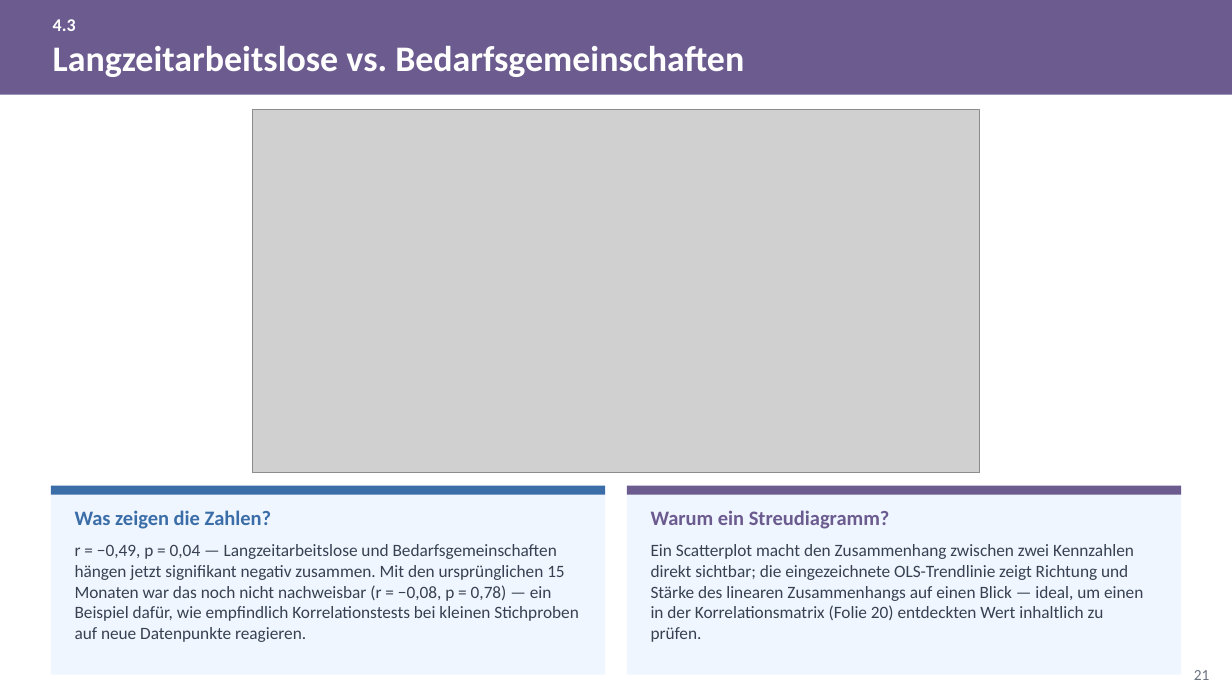
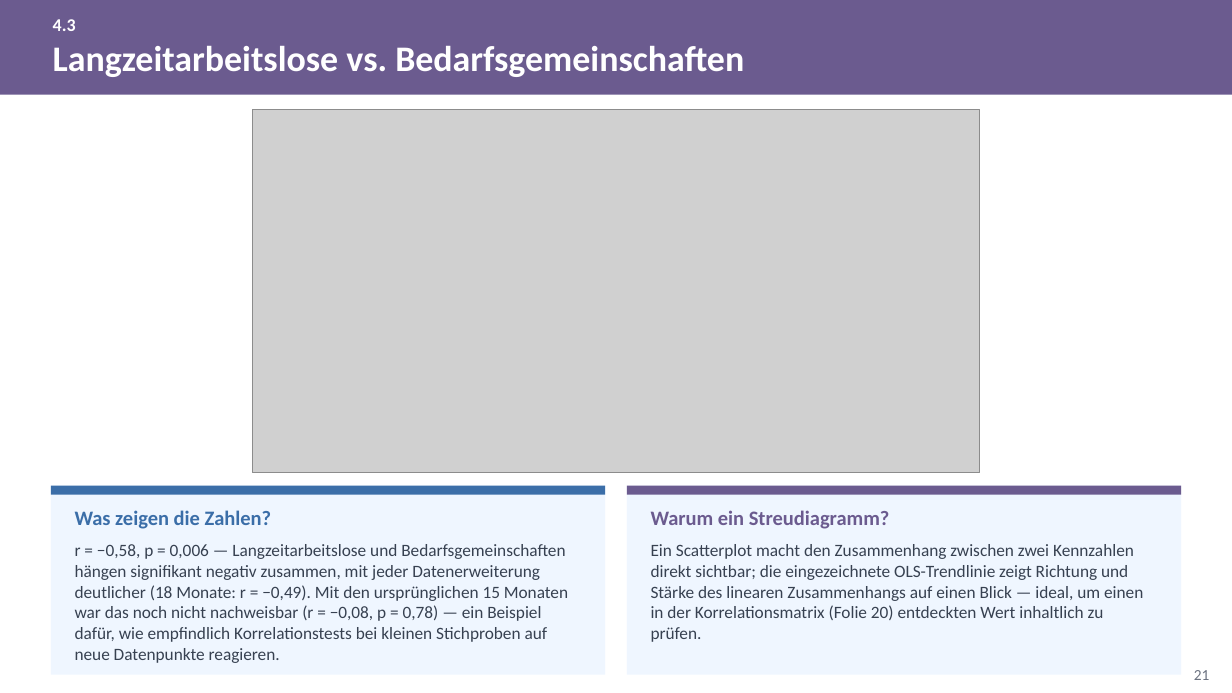
Before and after one commit to eufunk/arbeitsmarkt-regensburg, a slide deck: slide 21 of Docs/Projektpraesentation.pptx. Drawn at 1232x693 pixels with LibreOffice and Linux fonts; fonts in the diff are those of the drawing; grey boxes stand for pictures. Boxes give left, top, right and bottom in pixels: in the first picture for what was removed or moved away, otherwise in the second. Text is boxed around its words. In the diff, an @@ line names an element or a change of style, - is before the commit and + after.

```diff
--- a/Docs/Projektpraesentation.pptx
+++ b/Docs/Projektpraesentation.pptx
@@ text at <box>75,544,568,663</box>: text changed @@
-r = −0,49, p = 0,04 — Langzeitarbeitslose und Bedarfsgemeinschaften hängen jetzt signifikant negativ zusammen. Mit den ursprünglichen 15 Monaten war das noch nicht nachweisbar (r = −0,08, p = 0,78) — ein Beispiel dafür, wie empfindlich Korrelationstests bei kleinen Stichproben auf neue Datenpunkte reagieren.
+r = −0,58, p = 0,006 — Langzeitarbeitslose und Bedarfsgemeinschaften hängen signifikant negativ zusammen, mit jeder Datenerweiterung deutlicher (18 Monate: r = −0,49). Mit den ursprünglichen 15 Monaten war das noch nicht nachweisbar (r = −0,08, p = 0,78) — ein Beispiel dafür, wie empfindlich Korrelationstests bei kleinen Stichproben auf neue Datenpunkte reagieren.
```
Also in this commit, not shown: 59 other slides changed, 1 slide added, 1 other file.
